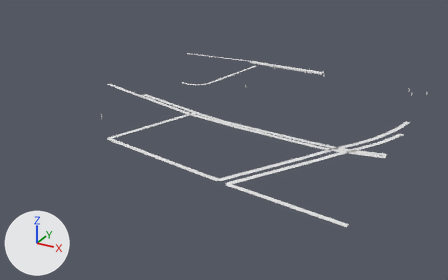
What one commit did to the glTF model white-model-six-districts/chunks/140_104_high.glb.
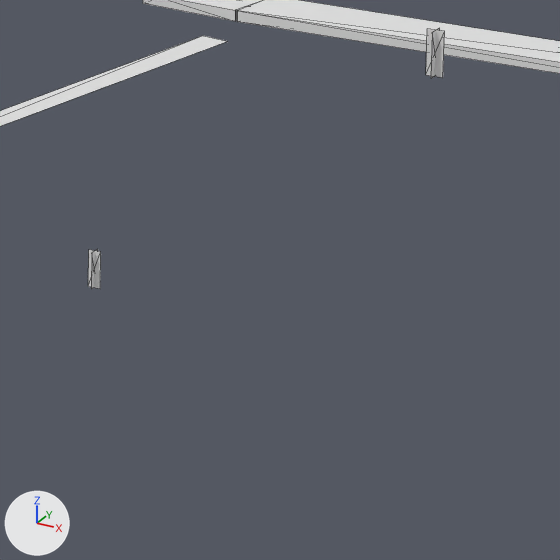
The first picture shows the older version from a camera (50 mm lens) standing at (10675.0, -2059.0, 344.0) and looking at (10245.0, -1278.0, -47.0). The close-ups show the older and then the newer version on the part from 53% to 64% of the width and 22% to 39% of the height of that picture. Only the edits that show in the close-ups are written down. The lights are fixed; the arrows at lower left show +X, +Y and +Z. The close-ups show mesh edges as thin lines. Materials are left out; every surface is plain grey. Vertices at exactly the same position are counted once.

The scene before the commit, as lines of its bpy script (objects in view):
```python
me_mesh_0 = bpy.data.meshes.new('Mesh_0')
me_mesh_0.from_pydata(...)  # 306 vertices, 216 faces; spans x 9996.0..10517.0, y -1503.0..-994.0, z -6.0..5.0
me_mesh_0.materials.append(mat_material_0)
ob_mesh_0 = bpy.data.objects.new('Mesh_0', me_mesh_0)
ob_mesh_0.location = (0.0, 0.0, 0.0)
```
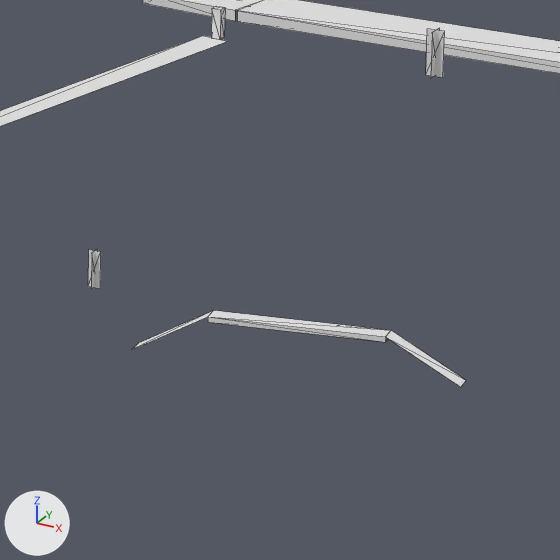
Location of each change, [x1, y1, x2, y2] in pixels of the close-ups (560 x 560 px):
```json
{"object": "Mesh_0", "change": "reshaped", "before": [0, 0, 560, 289], "after": [0, 0, 560, 387]}
{"part": 1, "of": "me_mesh_0", "change": "added", "after": [208, 311, 391, 342]}
{"part": 2, "of": "me_mesh_0", "change": "added", "after": [211, 6, 225, 40]}
{"part": 3, "of": "me_mesh_0", "change": "added", "after": [132, 310, 466, 387]}
```

Edits to the scene script, one JSON object a line:
```json
{"block": "me_mesh_0", "where": "# used by ob_mesh_0; location = (0.0, 0.0, 0.0)"}
{"block": "me_mesh_0", "where": "# verts and faces of me_mesh_0; kept vertices keep their numbers, new ones are numbered from 306"}
{"op": "remove", "block": "me_mesh_0", "code": "me_mesh_0.from_pydata(...)  # 306 vertices, 216 faces; spans x 9996.0..10517.0, y -1503.0..-994.0, z -6.0..5.0"}
{"op": "add", "block": "me_mesh_0", "code": "me_mesh_0.from_pydata(...)  # 334 vertices, 240 faces; spans x 9996.0..10517.0, y -1503.0..-994.0, z -6.0..5.0"}
{"block": "me_mesh_0", "change": "me_mesh_0 part 1: the loose piece of 8 vertices spanning x 10172.0..10311.0, y -1029.0..-999.0, z -6.0..2.0 is copied, and the copy is turned -162.1 degrees about the z axis through its middle and scaled by 0.189, then moved by (14.0, -147.0, 3.0); it spans x 10242.0..10269.0, y -1164.0..-1157.0, z 1.0..2.0"}
{"block": "me_mesh_0", "change": "me_mesh_0 part 2: the loose piece of 8 vertices spanning x 10280.0..10282.0, y -1020.0..-1019.0, z -4.0..-1.0 is copied, and the copy is moved by (-106.0, -3.0, 1.0); it spans x 10174.0..10176.0, y -1023.0..-1021.0, z -4.0..1.0"}
{"block": "me_mesh_0", "change": "me_mesh_0 part 3"}
{"op": "add", "block": "me_mesh_0", "code": "verts[306] = (10242.0, -1161.0, 2.0)  # pixel (213, 310)"}
{"op": "add", "block": "me_mesh_0", "code": "verts[307] = (10231.0, -1163.0, -4.0)  # pixel (138, 343)"}
{"op": "add", "block": "me_mesh_0", "code": "verts[308] = (10279.0, -1155.0, -4.0)  # pixel (466, 380)"}
{"op": "add", "block": "me_mesh_0", "code": "verts[309] = (10268.0, -1157.0, 2.0)  # pixel (391, 330)"}
{"op": "add", "block": "me_mesh_0", "code": "for new, old in zip([*range(310, 314)], [*range(306, 310)]): verts[new] = verts[old] + (1.0, -3.0, 0.0)"}
{"op": "add", "block": "me_mesh_0", "code": "faces += [(306, 307, 311), (306, 311, 310), (308, 313, 312), (308, 309, 313)]"}
{"block": "me_mesh_0", "change": "other edits to the shape of me_mesh_0 do not show in these pictures"}
```
